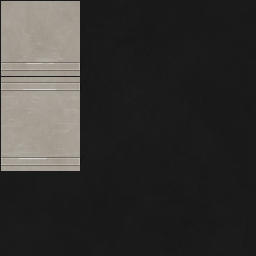
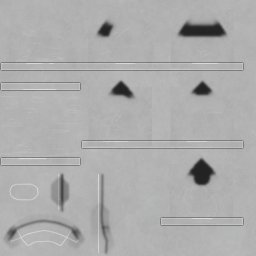
Comparing the layer stacks of the two 256 x 256 images. Changes:
added layer "a" (multiply, 80%) above "l1" over bbox(0, 1, 242, 256)
added layer "l1" above "h3" over bbox(6, 171, 110, 256)
added layer "h3" (overlay, 50%) above "h2" over bbox(9, 173, 99, 254)
painted on "h2" over bbox(102, 62, 219, 219)
painted on "gr2" over bbox(74, 27, 223, 220)
painted on "paint" over bbox(9, 6, 234, 223)
painted on "wear" over bbox(39, 7, 234, 223)
removed layer "b" (1st of 2) over bbox(1, 1, 80, 171)
painted on "b" over bbox(0, 0, 256, 256)
